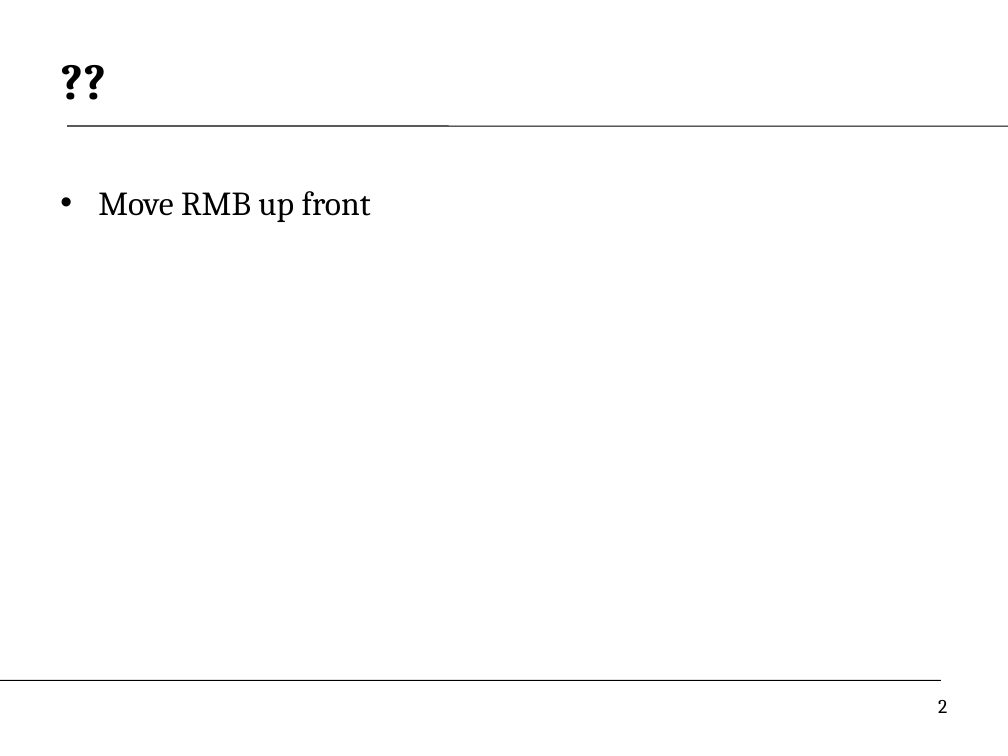
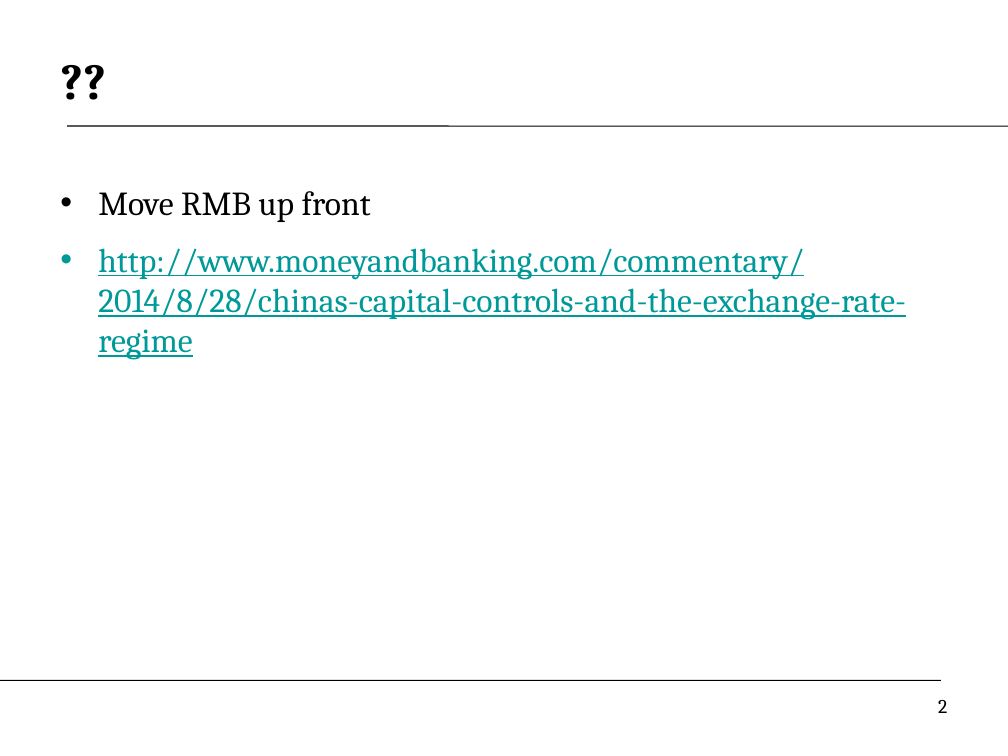
Before and after one commit to DaveBackus/Global_Economy, a slide deck: slide 2 of Slides/slides_fx2_crises_f14.pptx. Drawn at 1008x756 pixels with LibreOffice and Linux fonts; fonts in the diff are those of the drawing. Boxes give left, top, right and bottom in pixels: in the first picture for what was removed or moved away, otherwise in the second. Text is boxed around its words. In the diff, an @@ line names an element or a change of style, - is before the commit and + after.

```diff
--- a/Slides/slides_fx2_crises_f14.pptx
+++ b/Slides/slides_fx2_crises_f14.pptx
@@ text at box(98, 248, 906, 360): paragraph added @@
+• http://www.moneyandbanking.com/commentary/2014/8/28/chinas-capital-controls-and-the-exchange-rate-regime
```
Also in this commit, not shown: 4 other slides changed, 3 slides added, 12 other files.
